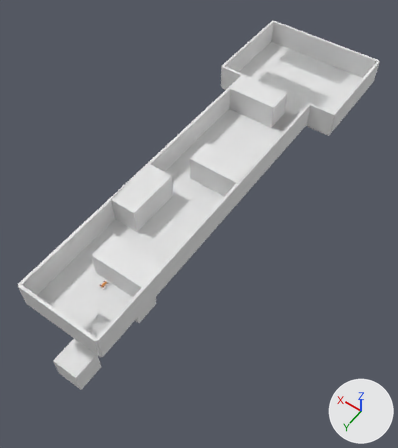
Two versions of the Blender file level.blend, one commit apart.
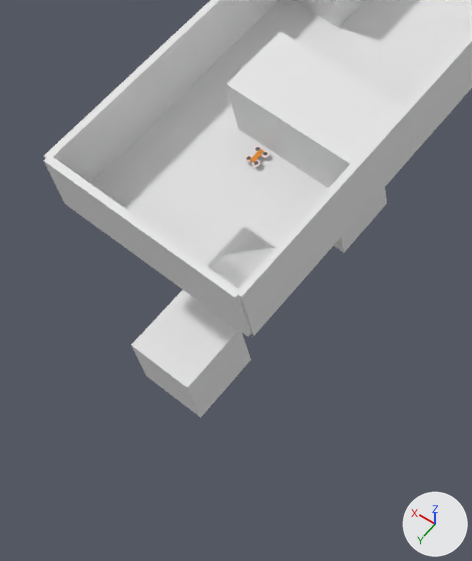
Old and new are each drawn whole from a 50 mm camera at (-15.3, 10.7, 29.4) aimed at (-0.6, -9.9, -3.0) and again close up on the part from 0% to 48% of the width and 49% to 100% of the height. Arrows for +X, +Y and +Z are at lower right; the lights stay in place. Objects named as collision shapes, trigger or cutter boxes, shadow casters or lower levels of detail are left out.

In view in the first close-up: 'Enemy', 'Ground001.001', 'Ground001.002', 'Ground001.004', 'Ground001.005', 'Ground001.014', 'Ground002', 'Ground002.001', 'Ground002.002', 'Ground002.003', 'Ground002.004', 'Ground002.010', 'Ground002.011'.
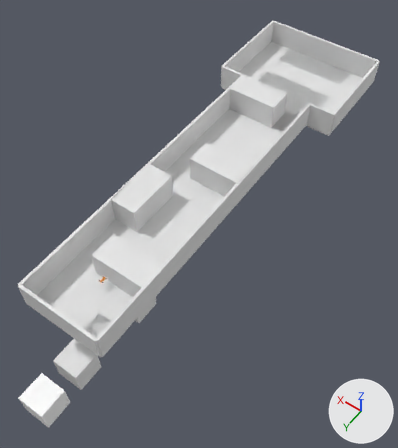
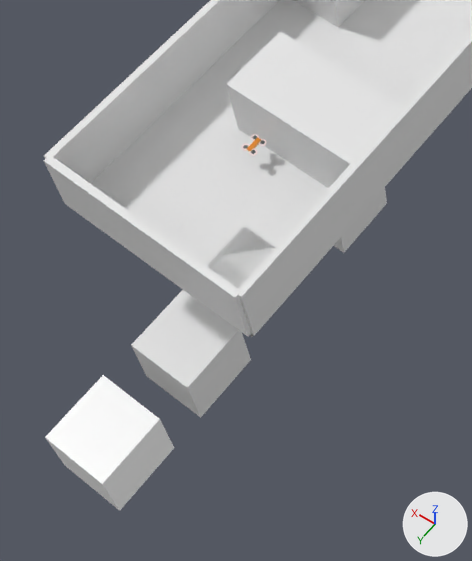
Location of each change, [x1, y1, x2, y2] in pixels of the close-ups (472 x 561 px):
'Cube', added: after [45, 375, 174, 511]
'Enemy', moved: before [245, 145, 269, 167]; after [242, 134, 267, 156]

Diff of the bpy script that builds the scene:
```diff
--- a/level.blend.py
+++ b/level.blend.py
@@ mat_material @@
+mat_material = principled_material('Material')
+mat_material.base_color = (1.0, 1.0, 1.0)  # white #ffffff
+mat_material.roughness = 0.4
@@ me_cube @@
+me_cube.from_pydata(...)  # a box spanning x -1.0..1.0, y -1.0..1.0, z -1.0..1.0
+me_cube.materials.append(mat_material)  # white #ffffff
@@ ob_enemy @@
 ob_enemy = bpy.data.objects.new('Enemy', me_立方体_立方体_002)
-ob_enemy.location = (0.0, -0.62, 0.13)
+ob_enemy.location = (0.0, -0.62, 0.66)
 ob_enemy.rotation_euler = (1.571, 0.0, 1.571)  # degrees (90, 0, 90)
@@ ob_cube @@
+ob_cube = bpy.data.objects.new('Cube', me_cube)
+ob_cube.location = (0.0, 6.0, -5.0)
+ob_cube.rotation_euler = (1.571, 0.0, 0.0)  # degrees (90, 0, 0)
```
